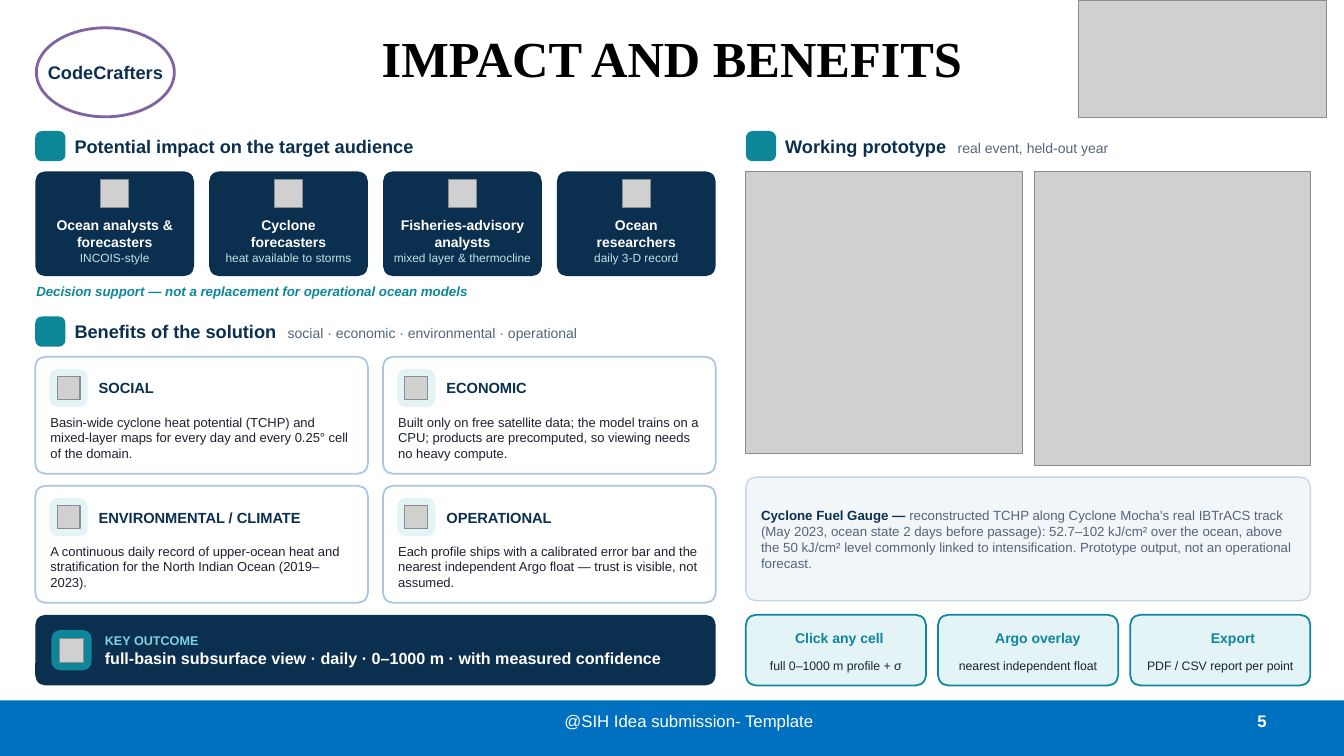
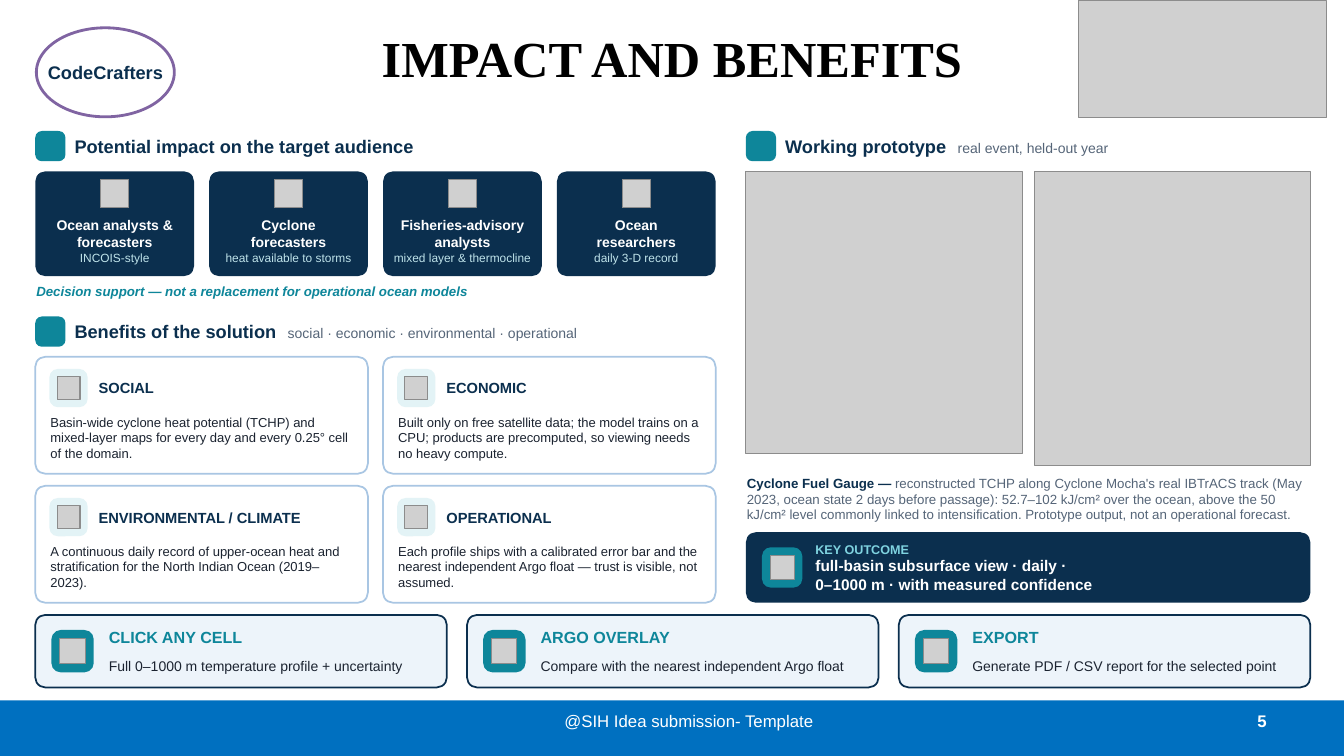
Before and after one commit to saad-46/oceanembed, a slide deck: slide 5 of deliverables/OceanSight_SIH2026_Idea_Submission.pptx. Drawn at 1344x756 pixels with LibreOffice and Linux fonts; fonts in the diff are those of the drawing; grey boxes stand for pictures; background and template pictures are left out. Boxes give left, top, right and bottom in pixels: in the first picture for what was removed or moved away, otherwise in the second. Text is boxed around its words. In the diff, an @@ line names an element or a change of style, - is before the commit and + after.

```diff
--- a/deliverables/OceanSight_SIH2026_Idea_Submission.pptx
+++ b/deliverables/OceanSight_SIH2026_Idea_Submission.pptx
@@ text "Cyclone Fuel Gauge — reconstructed ..." rewrapped from bbox=[761, 510, 1291, 568] to bbox=[747, 478, 1301, 522] @@
@@ rounded rectangle: place and size @@
-rounded rectangle at bbox=[746, 477, 1311, 601]
+rounded rectangle at bbox=[746, 532, 1311, 603]
@@ rounded rectangle at bbox=[746, 532, 1311, 603]: fill #F2F6F9 to #0B2F4E; outline #C9D6E2 1 pt to none; proportions changed @@
@@ text "KEY OUTCOME": place and size @@
-text "KEY OUTCOME" at bbox=[105, 636, 661, 668]
+text "KEY OUTCOME" at bbox=[815, 545, 1092, 590]
@@ rounded rectangle added at bbox=[762, 547, 803, 588], fill #0E869A @@
@@ picture added at bbox=[770, 556, 795, 580] @@
@@ text at bbox=[815, 560, 1092, 590]: text changed; size 11.5 to 11 pt @@
-full-basin subsurface view · daily · 0–1000 m · with measured confidence
+full-basin subsurface view · daily ·
+0–1000 m · with measured confidence
@@ rounded rectangle removed at bbox=[35, 615, 716, 686] @@
@@ rounded rectangle added at bbox=[35, 615, 447, 688], fill #EDF4FA, outline #0B2F4E 1.25 pt @@
@@ rounded rectangle: place and size @@
-rounded rectangle at bbox=[939, 615, 1119, 686]
+rounded rectangle at bbox=[467, 615, 878, 688]
@@ rounded rectangle at bbox=[467, 615, 878, 688]: fill #E3F3F6 to #EDF4FA; outline #0E869A 1.25 pt to #0B2F4E 1.25 pt; proportions changed @@
@@ rounded rectangle removed at bbox=[746, 615, 927, 686] @@
@@ rounded rectangle added at bbox=[899, 615, 1311, 688], fill #EDF4FA, outline #0B2F4E 1.25 pt @@
@@ rounded rectangle removed at bbox=[1130, 615, 1311, 686] @@
@@ text at bbox=[109, 631, 242, 643]: text changed; size 10 to 11.5 pt @@
-Click any cell
+CLICK ANY CELL
@@ rounded rectangle added at bbox=[483, 630, 525, 673], fill #0E869A @@
@@ picture added at bbox=[492, 638, 517, 663] @@
@@ text at bbox=[541, 631, 669, 643]: text changed; size 10 to 11.5 pt @@
-Argo overlay
+ARGO OVERLAY
@@ rounded rectangle added at bbox=[915, 630, 958, 673], fill #0E869A @@
@@ picture added at bbox=[924, 638, 949, 663] @@
@@ text at bbox=[972, 631, 1038, 643]: text changed; size 10 to 11.5 pt @@
-Export
+EXPORT
@@ text at bbox=[109, 661, 402, 674]: text changed; size 8.8 to 10 pt @@
-full 0–1000 m profile + σ
+Full 0–1000 m temperature profile + uncertainty
@@ text at bbox=[541, 661, 844, 674]: text changed; size 8.8 to 10 pt @@
-nearest independent float
+Compare with the nearest independent Argo float
@@ text at bbox=[972, 661, 1276, 674]: text changed; size 8.8 to 10 pt @@
-PDF / CSV report per point
+Generate PDF / CSV report for the selected point
```
Also in this commit, not shown: 5 other files.
